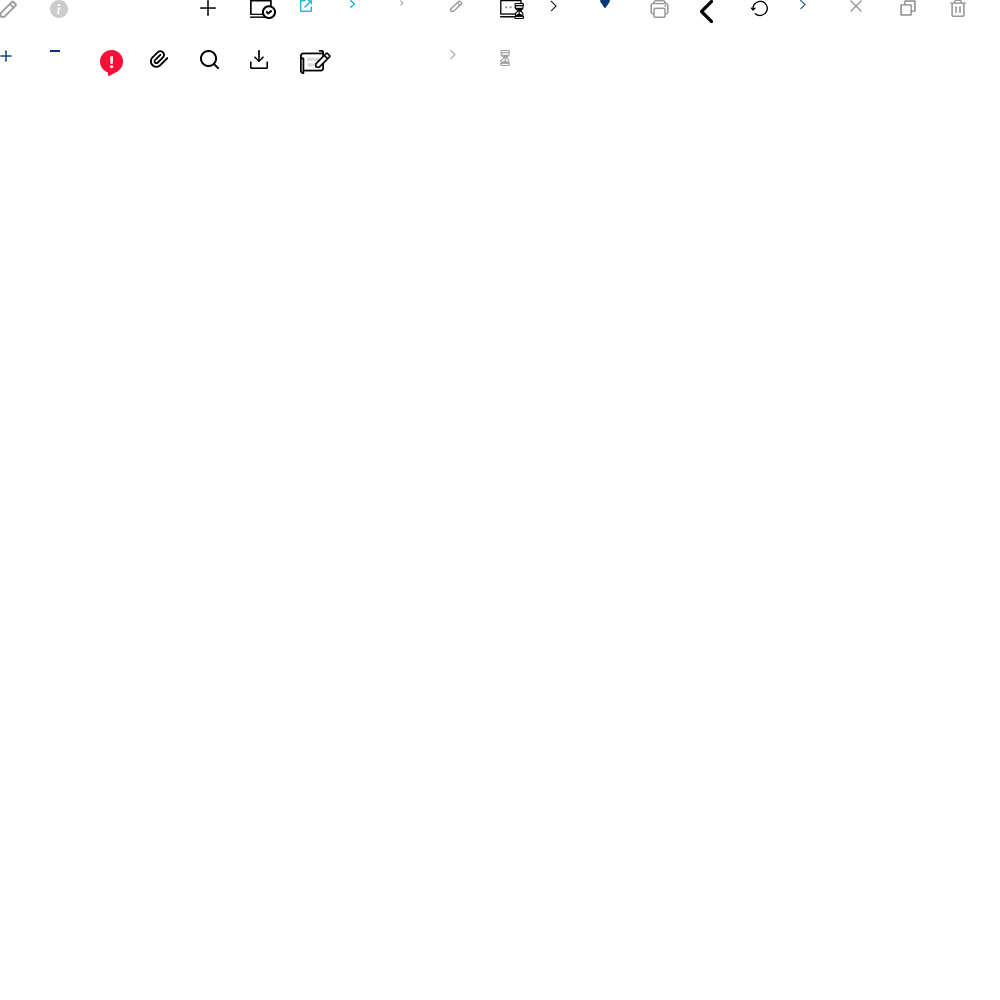
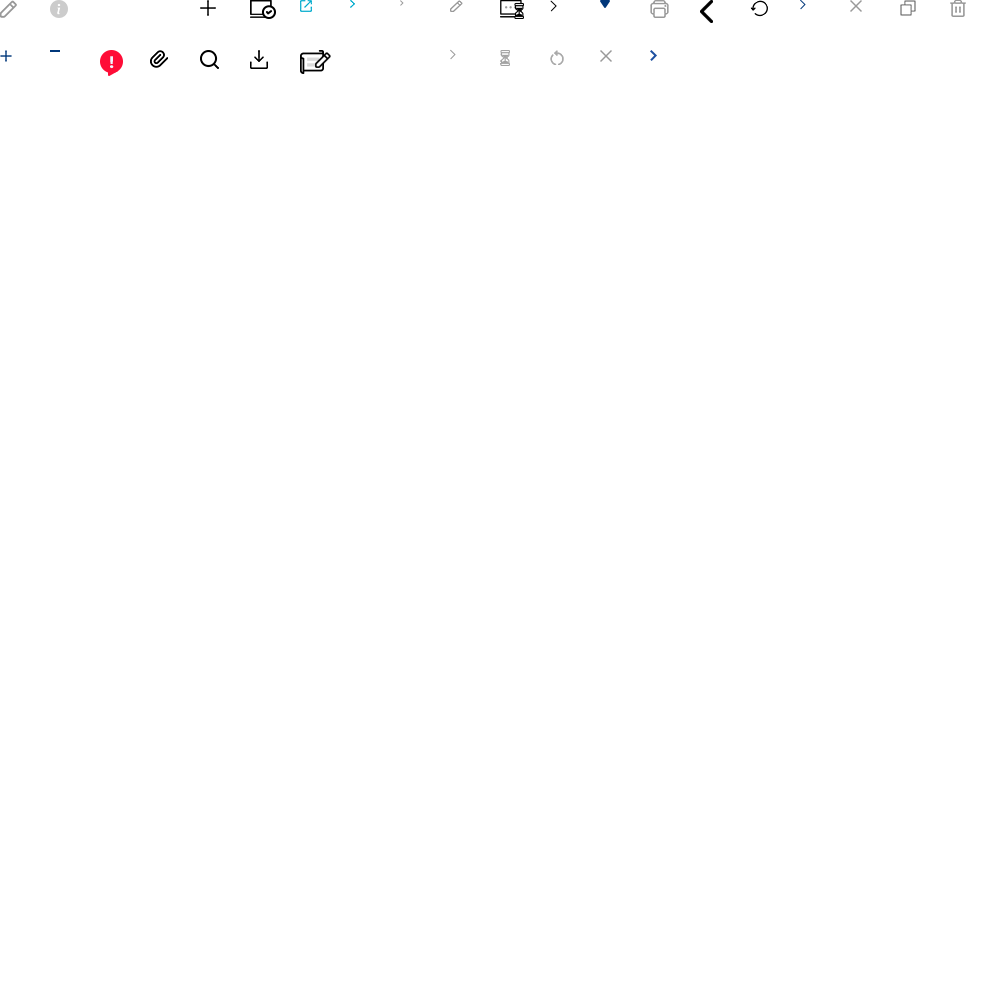
Comparing the layer stacks of the two 1000×1000 images. Changes:
added layer "레이어 49" in group "그룹 2" over box(650, 50, 657, 61)
added layer "레이어 48" in group "그룹 2" over box(600, 50, 612, 62)
added layer "레이어 47" in group "그룹 2" over box(550, 50, 564, 65)
